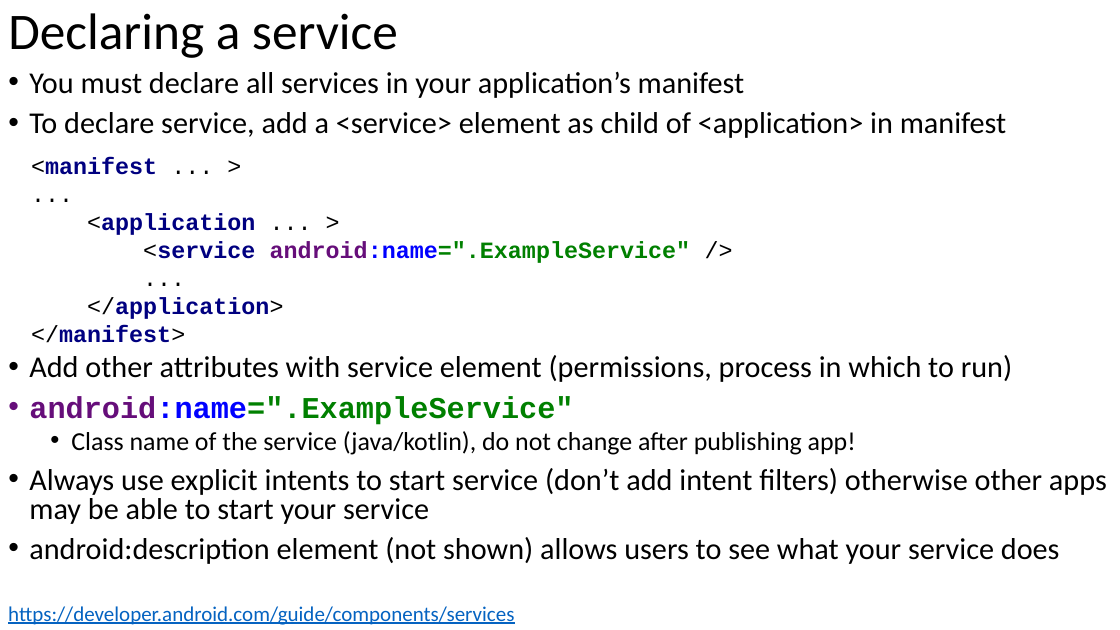
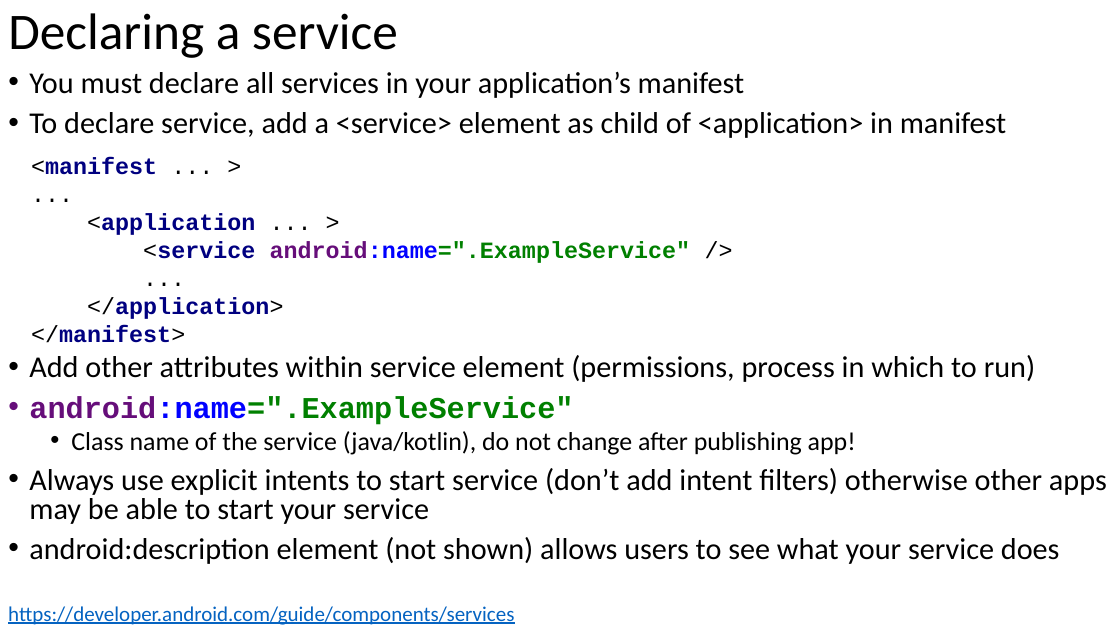
Before and after one commit to russellu/cs230, a slide deck: slide 7 of Lecture_08.pptx (slide 6 before the commit). Drawn at 1120x630 pixels with LibreOffice and Linux fonts; fonts in the diff are those of the drawing. Boxes give left, top, right and bottom in pixels: in the first picture for what was removed or moved away, otherwise in the second. Text is boxed around its words. In the diff, an @@ line names an element or a change of style, - is before the commit and + after.

Commit message:
Add all

```diff
--- a/Lecture_08.pptx
+++ b/Lecture_08.pptx
@@ text at bbox=[29, 355, 1035, 382]: text changed @@
-• Add other attributes with service element (permissions, process in which to run)
+• Add other attributes within service element (permissions, process in which to run)
```
Also in this commit, not shown: 5 other slides changed, 5 slides added, 1 slide removed.
